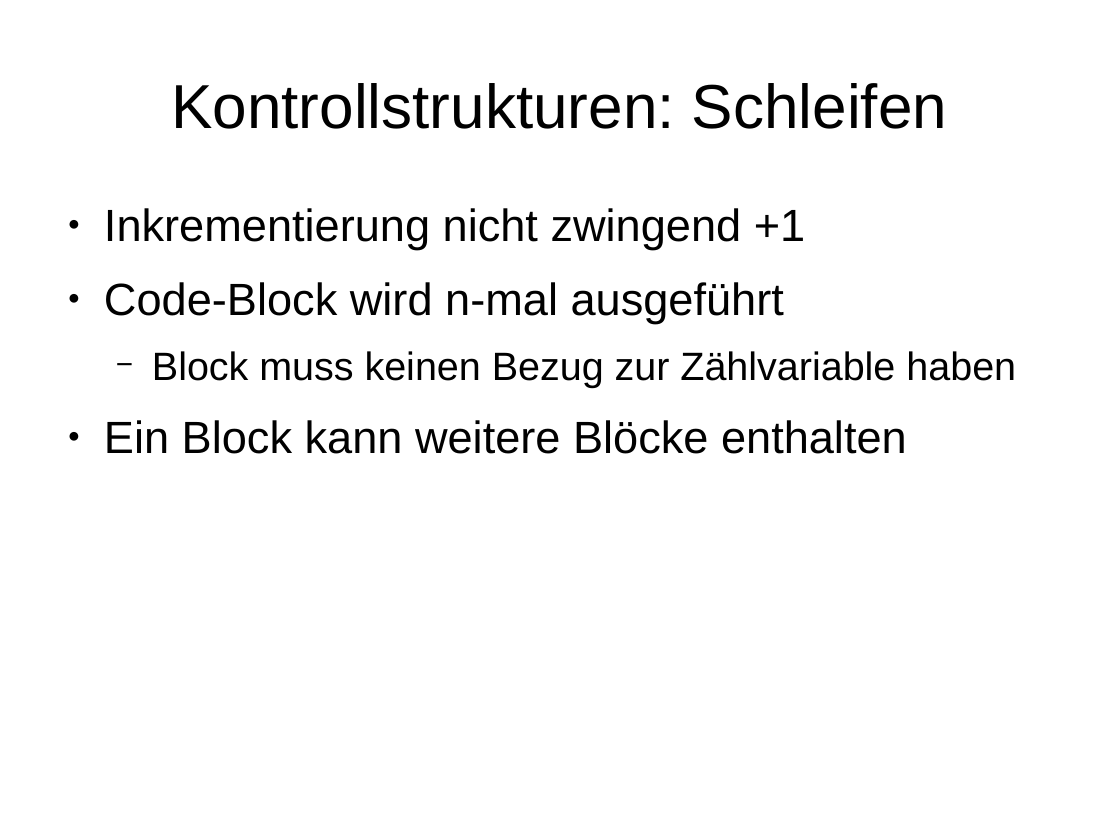
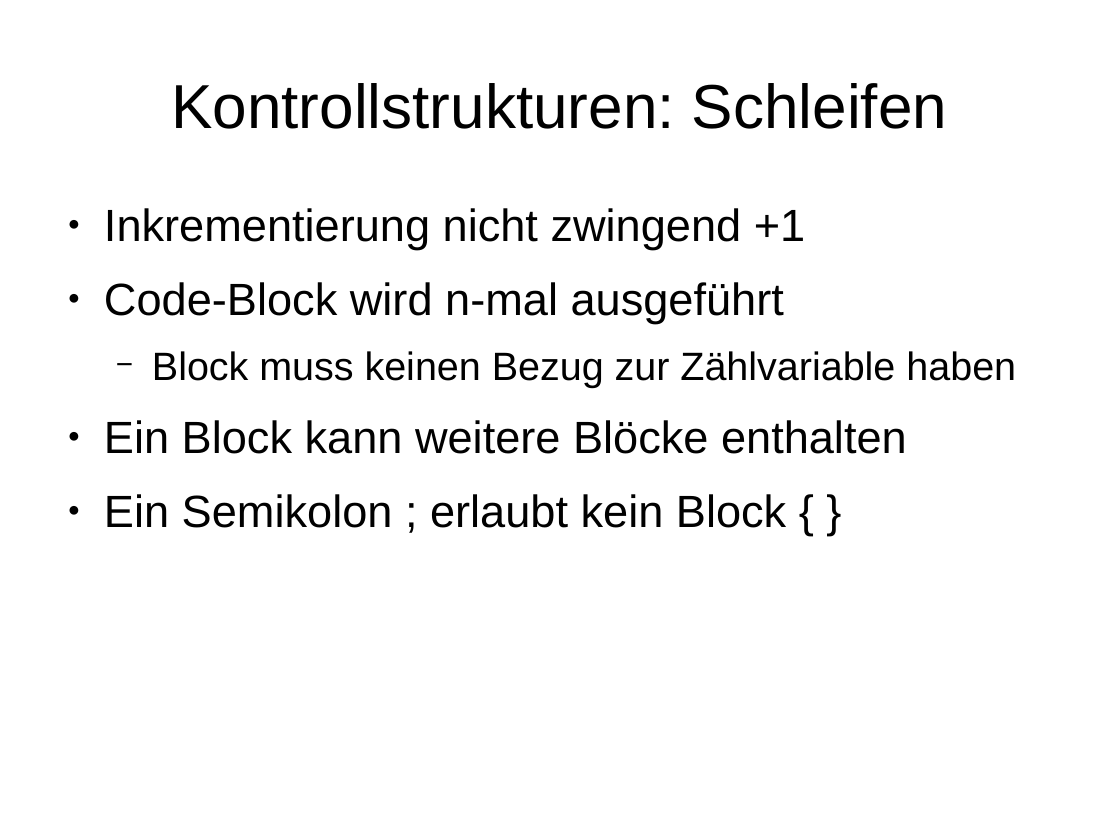
Before and after one commit to mn-io/hello-java, a slide deck: slide 53 of Folien.odp (slide 52 before the commit). Drawn at 1120x840 pixels with LibreOffice and Linux fonts; fonts in the diff are those of the drawing. Boxes give left, top, right and bottom in pixels: in the first picture for what was removed or moved away, otherwise in the second. Text is boxed around its words. In the diff, an @@ line names an element or a change of style, - is before the commit and + after.

```diff
--- a/Folien.odp
+++ b/Folien.odp
@@ text at (x1=104, y1=494, x2=786, y2=528): paragraph added @@
+● Ein Semikolon ; erlaubt kein Block { }
```
Also in this commit, not shown: 9 other slides changed, 2 slides added, 7 other files.
